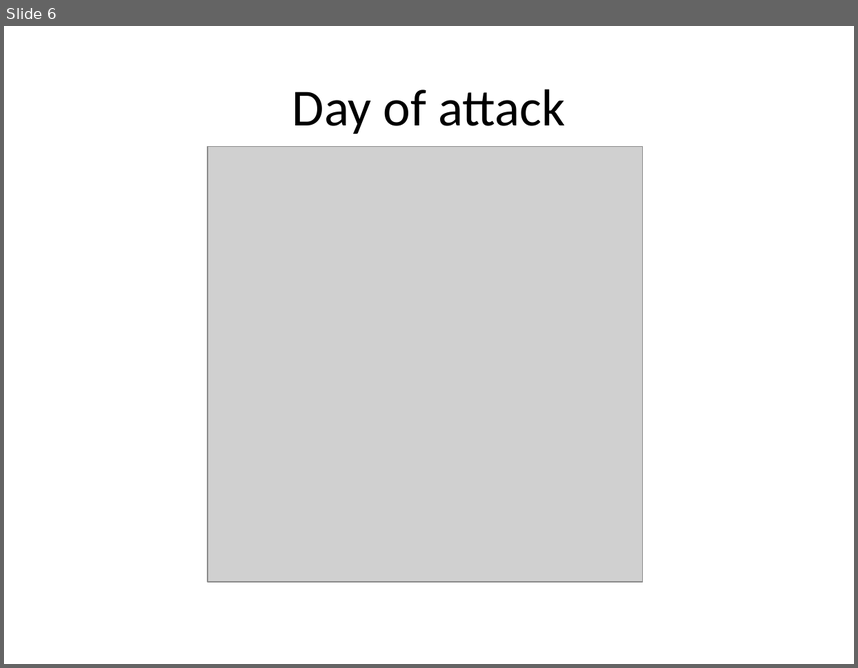
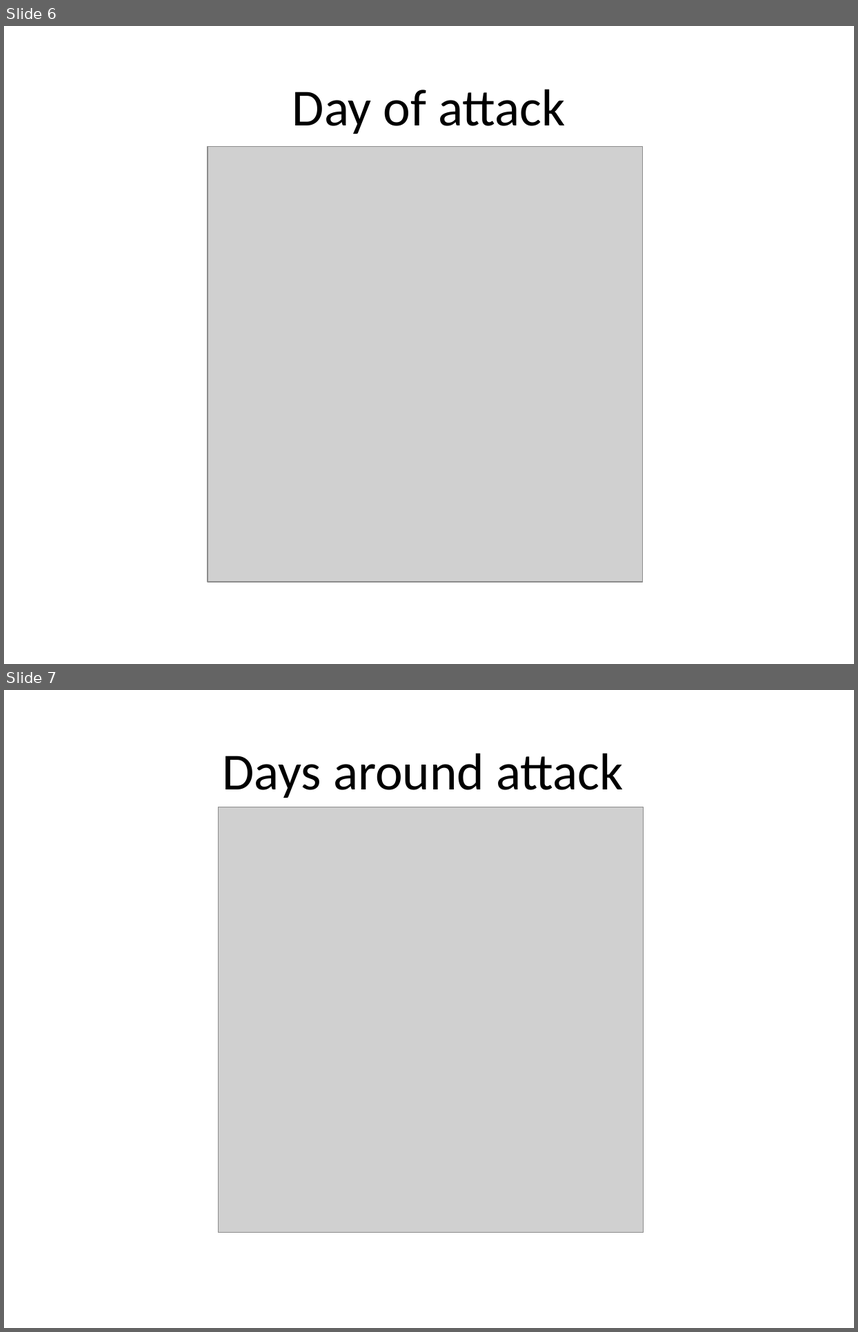
Before and after one commit to NasrK/streamline-hackathon-boilerplate, a slide deck: Team Happiness.pptx. Shown one above the other, each under a label of ours: slide 6 before the commit, slides 6 and 7 after it. The pictures are 858x668 and 858x1332 pixels, drawn with LibreOffice and Linux fonts; fonts in the diff are those of the drawing; grey boxes stand for pictures. Boxes give left, top, right and bottom in pixels: in the first picture for what was removed or moved away, otherwise in the second. Text is boxed around its words. In the diff, an @@ line names an element or a change of style, - is before the commit and + after.

```diff
--- a/Team Happiness.pptx
+++ b/Team Happiness.pptx
@@ slide 7 added at (x1=4, y1=690, x2=854, y2=1328), background #FFFFFF @@
@@ text added at (x1=222, y1=753, x2=624, y2=798), 44 pt, text #000000 @@
+Days around attack
@@ picture added at (x1=218, y1=807, x2=643, y2=1232) @@
```
Also in this commit, not shown: 3 slides changed, 1 slide removed, 2 other files.
